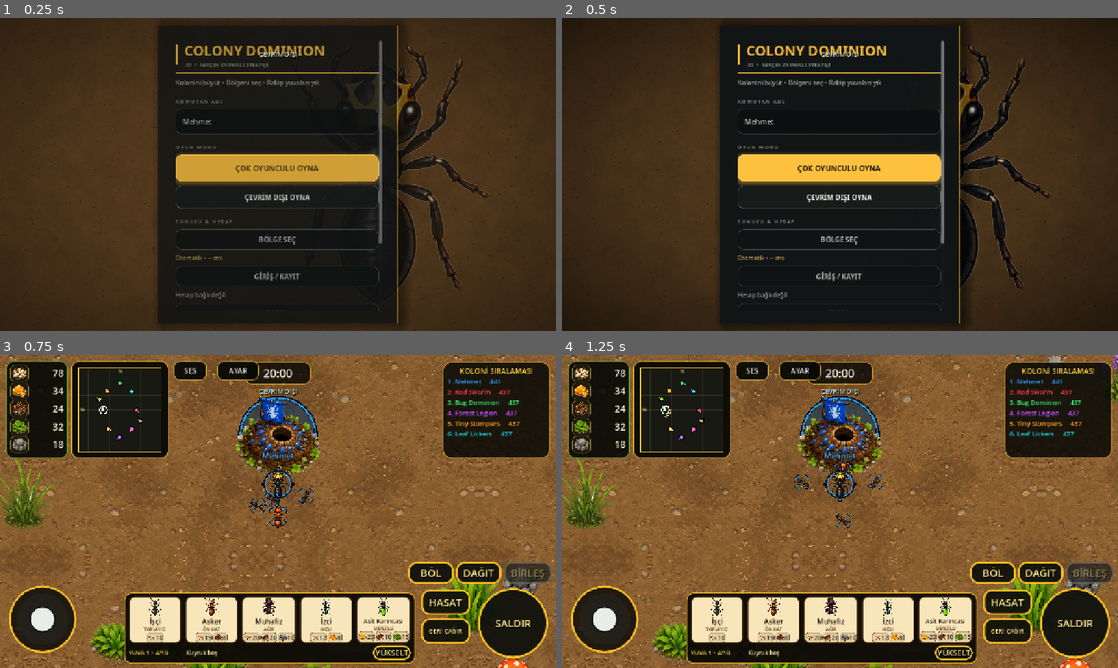
Above: before the commit, frames 1-4 (two rows, left to right).
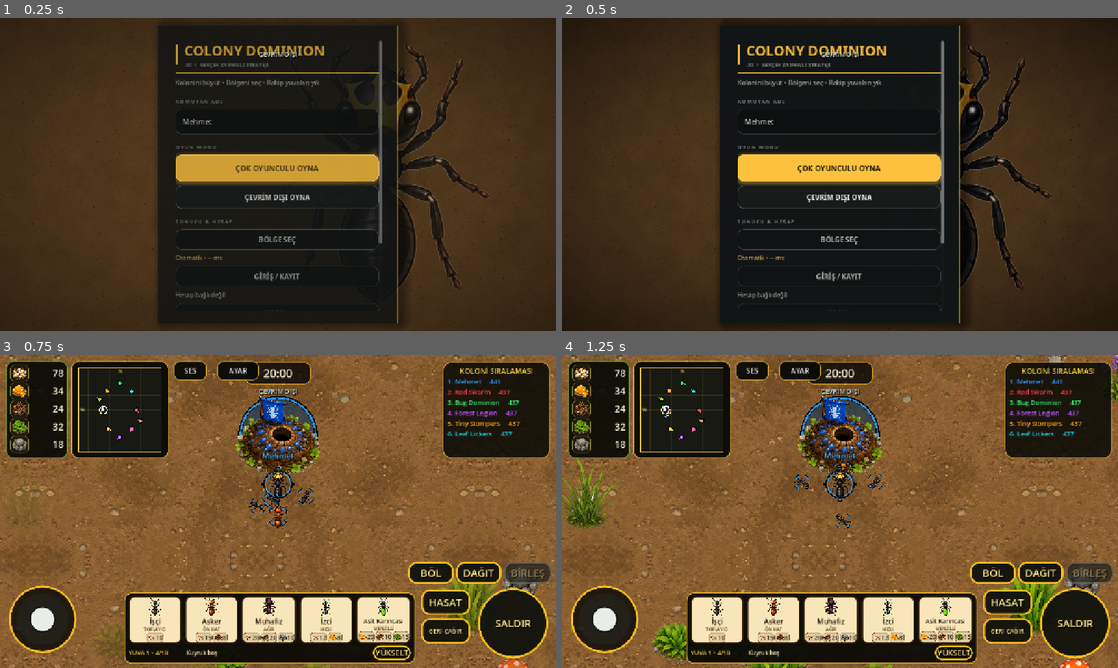
Above: after the commit, the same moments.

Repository: mehmetdem2005/colony-dominion-io
Game: Godot game, scene res://scenes/boot.tscn
The game is run twice, just before and just after one commit, with the same random seed, the same clock (stepped at 60 frames per second) and the same inputs.
Inputs:
- Up to frame 1 (0.25 s): no input
- Up to frame 2 (0.5 s): no input
- Up to frame 3 (0.75 s): click "ÇEVRİM DIŞI OYNA" at 0.5 s
- Up to frame 4 (1.25 s): no input

Frames 1-2 are identical in both runs. In frame 3, 2.0% of the frame differs, in the area x 0-95%, y 32-100%; in frame 4, nothing differs.

Commit message:
Fade streamed props in instead of popping them on screen
As the camera revealed new chunks, streamed props (grass, flowers, rocks)
snapped to full opacity instantly ("assetler bir anda ortaya çıkıyor").
Fade them in over ~0.3s on the transition into stream residency. The reveal
runs only on the client — the headless dedicated server, which streams props
for placement/collision but never renders, skips it entirely (DisplayServer
name check), so it costs the server nothing. Helps offline and online alike.

gdlint/gdformat clean, release validator passes.

Co-Authored-By: Claude Opus 4.8 <noreply@anthropic.com>
Claude-Session: https://claude.ai/code/session_01ABeLaAFJbrFYRkfTpAcEPN

Diff:
--- a/gameplay/world/streamed_world_prop.gd
+++ b/gameplay/world/streamed_world_prop.gd
@@ -10,14 +10,22 @@
 var active: bool = false
 var stream_resident: bool = false
 
+const REVEAL_FADE_SECONDS: float = 0.30
+
 var _solid_when_resident: bool = false
 var _proximity_suppressed: bool = false
 var _collision_radius: float = 1.0
 var _content_group: StringName = &""
+var _was_resident: bool = false
+var _render_enabled: bool = true
+var _reveal_tween: Tween = null
 
 
 func _ready() -> void:
 	collision_mask = 0
+	# The dedicated server is headless: it streams props for placement/collision
+	# only and never renders them, so skip the reveal fade there entirely.
+	_render_enabled = DisplayServer.get_name() != "headless"
 	deactivate()
 
 
@@ -97,6 +105,30 @@
 	collision_layer = (1 << 6) if collision_enabled else 0
 	if is_instance_valid(collision_shape):
 		collision_shape.disabled = not collision_enabled
+	# Fade freshly-streamed props in instead of popping them to full opacity as
+	# the camera reveals new chunks. Only on the transition into residency, and
+	# only where there is actually a screen to render to.
+	if stream_resident and not _was_resident and _render_enabled and is_inside_tree():
+		_play_reveal_fade()
+	elif not stream_resident:
+		_stop_reveal_fade()
+		modulate.a = 1.0
+	_was_resident = stream_resident
+
+
+func _play_reveal_fade() -> void:
+	_stop_reveal_fade()
+	modulate.a = 0.0
+	_reveal_tween = create_tween()
+	_reveal_tween.tween_property(self, "modulate:a", 1.0, REVEAL_FADE_SECONDS).set_trans(
+		Tween.TRANS_SINE
+	)
+
+
+func _stop_reveal_fade() -> void:
+	if _reveal_tween != null and _reveal_tween.is_valid():
+		_reveal_tween.kill()
+	_reveal_tween = null
 
 
 func _resolve_content_group(key: StringName) -> StringName:
